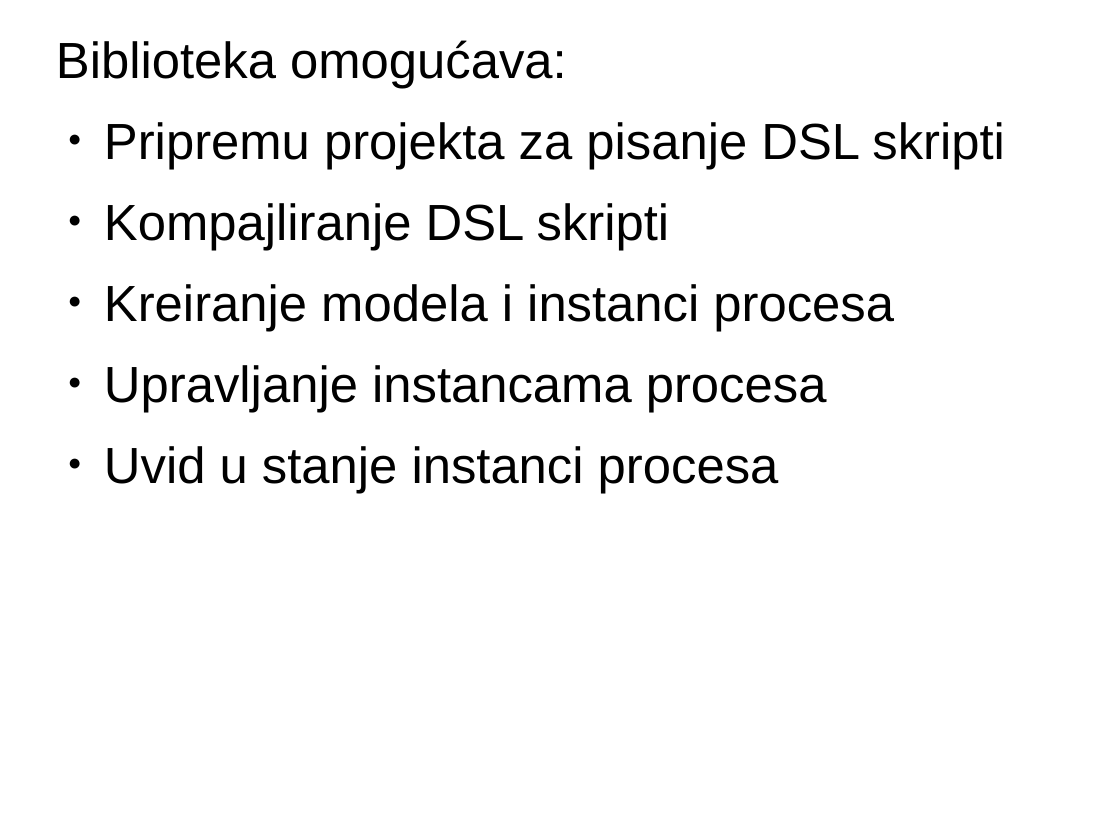
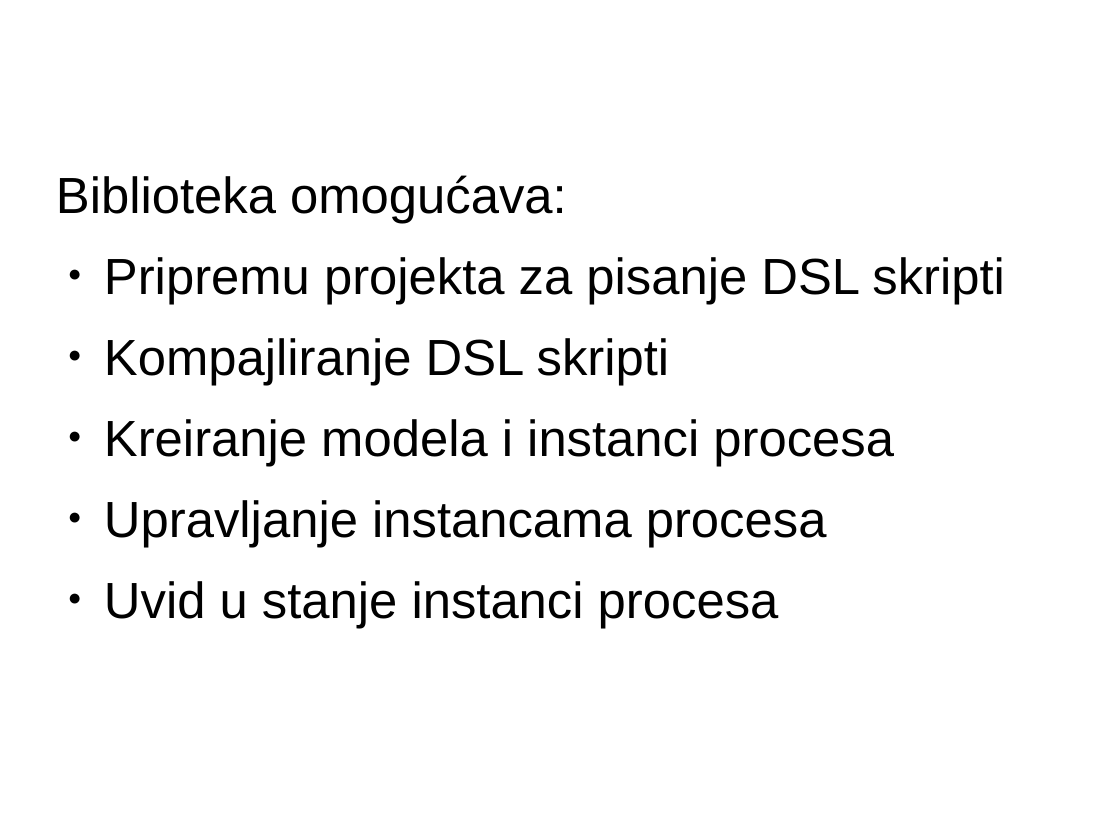
Before and after one commit to sljuka/bizflow, a slide deck: slide 14 of text/prezentacija.odp (slide 16 before the commit). Drawn at 1120x840 pixels with LibreOffice and Linux fonts; fonts in the diff are those of the drawing. Boxes give left, top, right and bottom in pixels: in the first picture for what was removed or moved away, otherwise in the second. Text is boxed around its words. In the diff, an @@ line names an element or a change of style, - is before the commit and + after.

```diff
--- a/text/prezentacija.odp
+++ b/text/prezentacija.odp
@@ text "Biblioteka omogućava:": place and size @@
-text "Biblioteka omogućava:" at [56, 40, 1005, 493]
+text "Biblioteka omogućava:" at [56, 175, 1005, 628]
```
Also in this commit, not shown: 7 other slides changed, 2 slides added, 6 slides removed, 1 other file.
